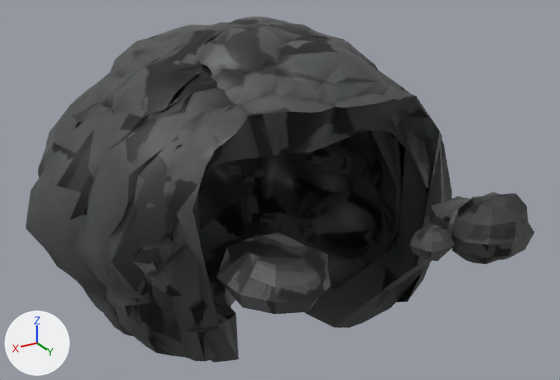
An edit to the glTF model public/assets/models/miller_cave_den.glb, drawn before and after from the same camera.
Rendered twice from a 50 mm camera at (5.17, 9.37, 4.6) aimed at (-0.24, 0.34, 0.09). Arrows for +X, +Y and +Z are at lower left; the lights stay in place. The picture after the commit comes second. Where no turn or scale is listed for an object, it has been applied to the vertices. Vertices at exactly the same position are counted once.

Names of what the first picture shows: 'miller_cave_den_mesh'.
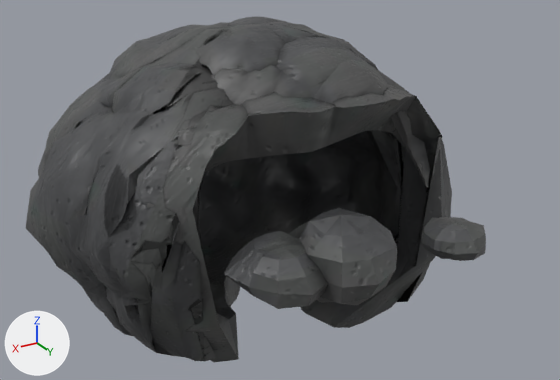
The change, as JSON lines over the scene's bpy script:
```json
{"block": "me_miller_cave_den_mesh", "where": "# used by ob_miller_cave_den_mesh; location = (0.0, 0.0, 0.0)"}
{"op": "remove", "block": "me_miller_cave_den_mesh", "code": "me_miller_cave_den_mesh.from_pydata(...)  # 4530 vertices, 9040 faces; spans x -2.98..3.24, y -3.18..3.42, z -2.38..2.53"}
{"op": "add", "block": "me_miller_cave_den_mesh", "code": "me_miller_cave_den_mesh.from_pydata(...)  # 4530 vertices, 9040 faces; spans x -2.98..3.24, y -3.18..3.43, z -2.38..2.53"}
{"block": "me_miller_cave_den_mesh", "change": "me_miller_cave_den_mesh part 1: 156 of 4530 vertices moved; they spanned x -2.39..-0.74, y 2.1..3.42, z -0.31..0.65 and now span x -1.71..1.69, y 1.92..3.37, z -0.19..0.5; mean shift (1.63, -0.16, 0.01); largest move (-1.28, 2.87, 0.18) -> (1.69, 2.29, 0.18)"}
{"block": "me_miller_cave_den_mesh", "change": "me_miller_cave_den_mesh part 2: 52 of 4530 vertices moved; they spanned x 0.59..1.8, y 1.79..3.37, z -0.14..0.53 and now span x -0.37..0.95, y 1.97..3.43, z -0.29..0.75; mean shift (-0.84, 0.07, 0.01); largest move (0.59, 2.81, 0.19) -> (-0.37, 2.91, 0.2)"}
{"block": "me_miller_cave_den_mesh", "change": "me_miller_cave_den_mesh part 3: 8955 kept faces spanning x -2.98..3.24, y -3.18..3.43, z -2.38..2.53 get new texture (UV) coordinates"}
{"block": "me_miller_cave_den_mesh", "change": "me_miller_cave_den_mesh part 4: 3787 kept faces spanning x -2.98..3.01, y -3.11..3.43, z -2.37..2.53 get new vertex colours; the middle colour goes from white #f4f4f4 to white #f3f3f3"}
```

Changed parts and their boxes [x1, y1, x2, y2] in the pictures (560 x 380 px; the box of a moved part takes in the faces that stretch with it):
```json
{"object": "miller_cave_den_mesh", "change": "reshaped", "before": [26, 17, 535, 362], "after": [26, 17, 486, 362], "on screen": "10% narrower"}
{"part": 1, "of": "me_miller_cave_den_mesh", "change": "moved or reshaped", "before": [410, 192, 535, 264], "after": [224, 217, 486, 309]}
{"part": 2, "of": "me_miller_cave_den_mesh", "change": "moved or reshaped", "before": [217, 232, 331, 314], "after": [289, 208, 397, 305]}
{"part": 3, "of": "me_miller_cave_den_mesh", "change": "surface changed", "before": [38, 17, 535, 355], "after": [38, 17, 485, 355]}
{"part": 4, "of": "me_miller_cave_den_mesh", "change": "edited", "before": [40, 18, 470, 361], "after": [40, 18, 470, 361], "on screen": "looks the same"}
```
